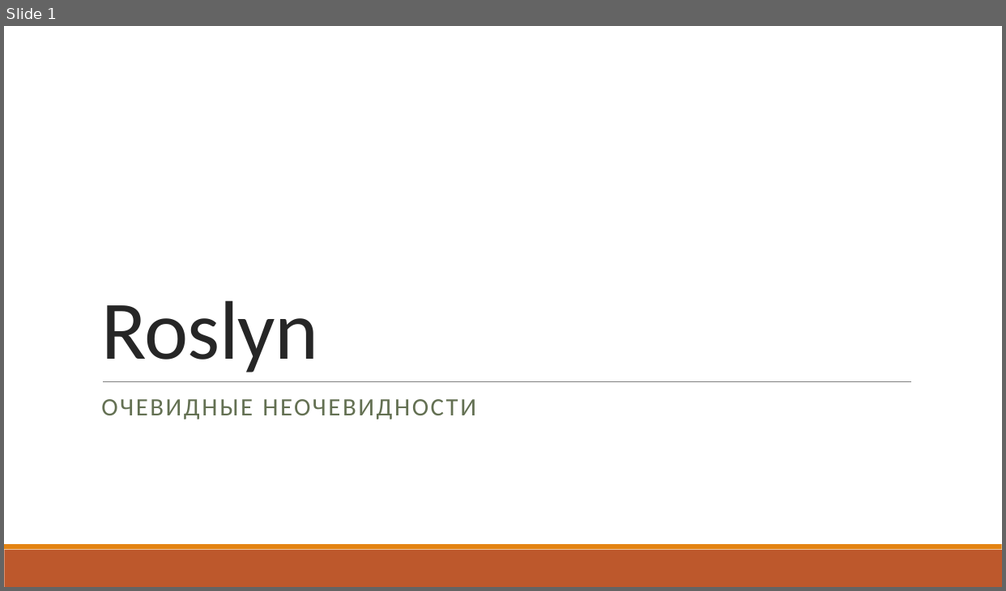
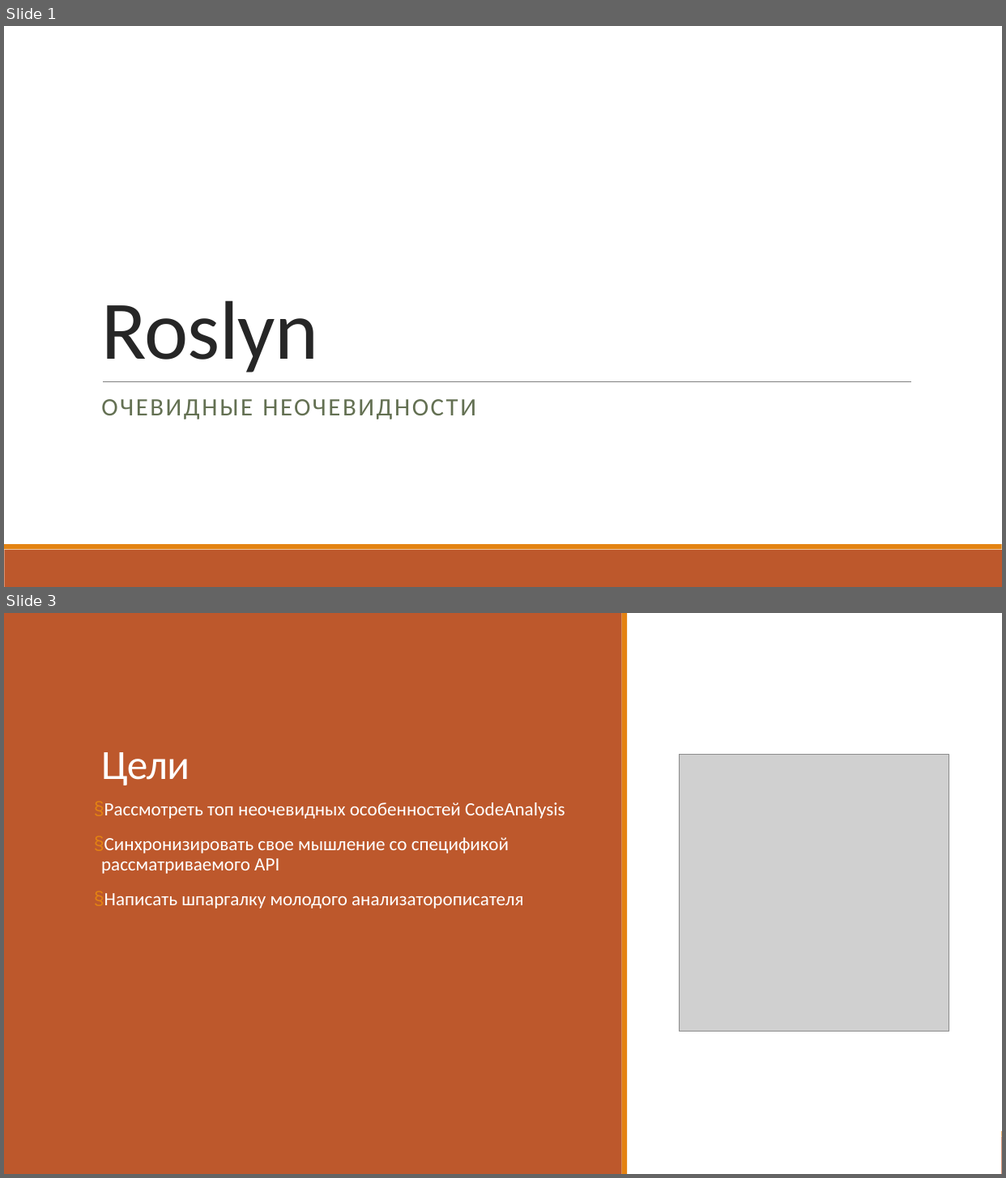
Before and after one commit to kugushev/presentations, a slide deck: P.pptx. Shown one above the other, each under a label of ours: slide 1 before the commit, slides 1 and 3 after it; the slides between them are not shown. The pictures are 1006x591 and 1006x1178 pixels, drawn with LibreOffice and Linux fonts; fonts in the diff are those of the drawing; grey boxes stand for pictures. Boxes give left, top, right and bottom in pixels: in the first picture for what was removed or moved away, otherwise in the second. Text is boxed around its words. In the diff, an @@ line names an element or a change of style, - is before the commit and + after.

```diff
--- a/P.pptx
+++ b/P.pptx
@@ slide 3 added at [4, 613, 1002, 1174], background #FFFFFF @@
@@ rectangle added at [4, 613, 1002, 1174], fill #FFFFFF @@
@@ rectangle added at [4, 613, 621, 1174], fill #BD582C @@
@@ rectangle added at [621, 613, 627, 1174], fill #E48312 @@
@@ title added at [101, 752, 189, 786], 40 pt, text #FFFFFF @@
+Цели
@@ picture added at [680, 755, 948, 1032] @@
@@ text added at [101, 803, 565, 909], 18 pt, text #FFFFFF @@
+§ Рассмотреть топ неочевидных особенностей CodeAnalysis
+§ Синхронизировать свое мышление со спецификой рассматриваемого API
+§ Написать шпаргалку молодого анализаторописателя
@@ rectangle added at [4, 1137, 1002, 1174], fill #BD582C @@
@@ rectangle added at [4, 1131, 1002, 1137], fill #E48312 @@
```
Also in this commit, not shown: 20 other slides added, 2 slides removed, 12 other files.
